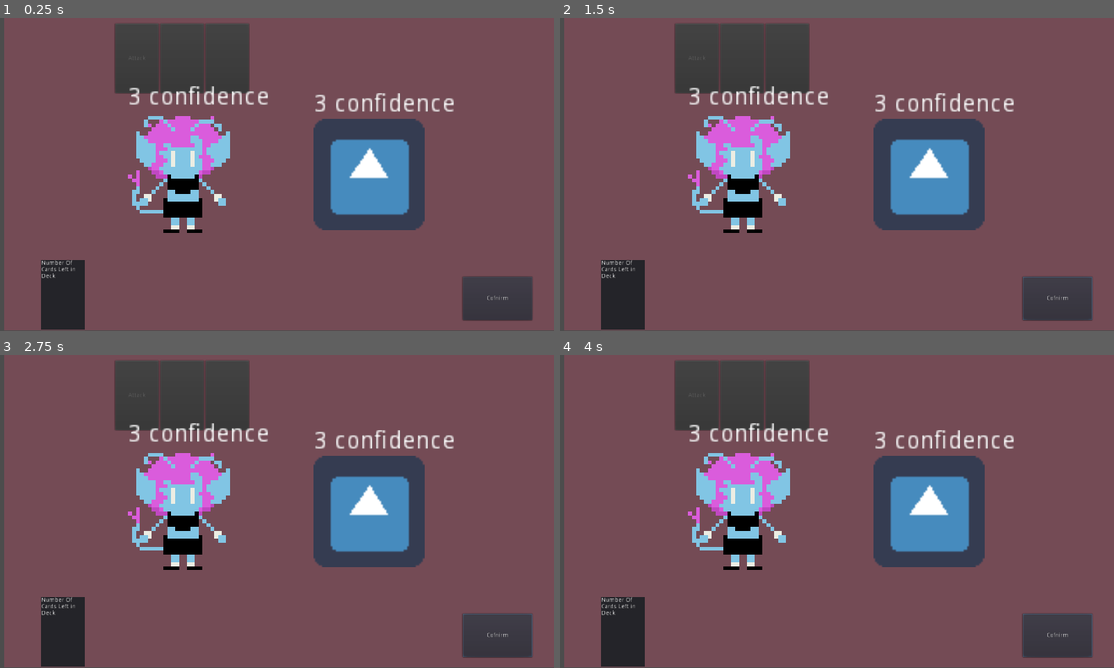
Above: before the commit, frames 1-4 (two rows, left to right).
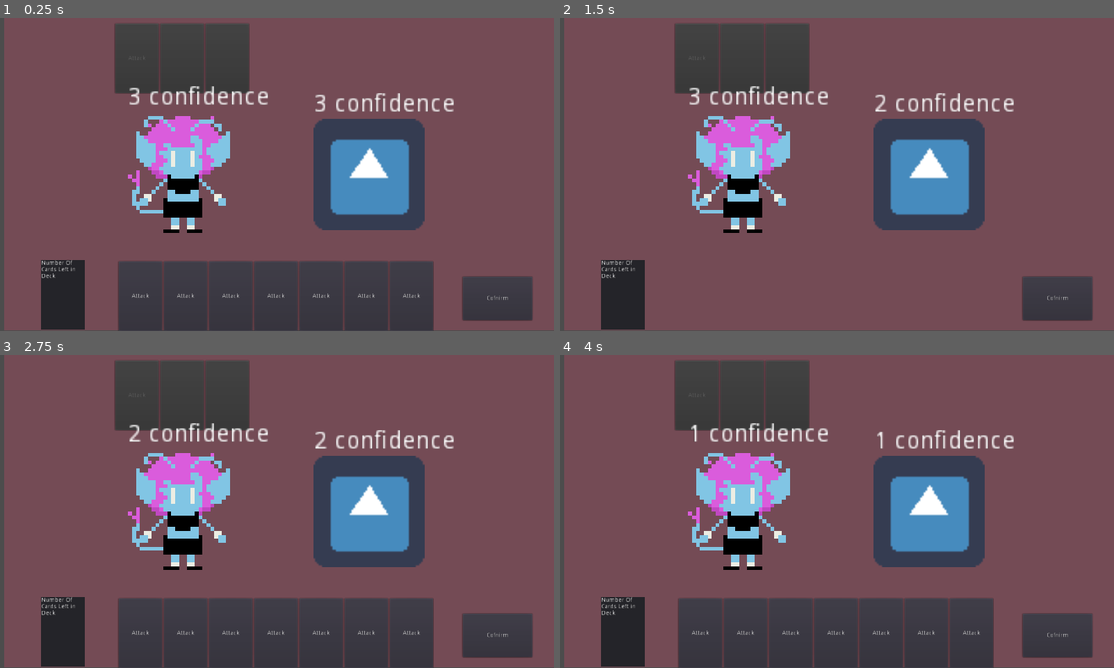
Above: after the commit, the same moments.

Repository: RyqShaw/May-Project
Game: Godot game, scene res://Battle/Battle.tscn
Same seed, same stepped clock (60 frames per second), same inputs: the game is played once before the commit and once after it. This scene is started directly instead of the project's main scene. The engine's default icon, where the game draws it, is replaced by a stand-in: a white triangle on a blue panel in a dark square.
Inputs (mouse positions are in pixels of both pictures, inside the frame that each line leads up to):
- Up to frame 1 (0.25 s): no input
- Up to frame 2 (1.5 s): click "Cofnirm" at 0.5 s; click (698, 296) at 1.25 s, where only the run after the commit has a clickable "Attack"
- Up to frame 3 (2.75 s): tap Enter (ui_accept) at 2, 2.27 s; hold Right (ui_right) from 2.03 s (still down)
- Up to frame 4 (4 s): release Right (ui_right) at 2.75 s; click (748, 633) at 2.75 s, where only the run after the commit has a clickable "Attack"; tap Enter (ui_accept) at 3.5, 3.77 s; hold Down (ui_down) from 3.53 s (still down)

The runs differ from the first frame. In frame 1, 12% of the frame differs, in the area x 21-79%, y 77-100%; in frame 2, less than 0.1%; in frame 3, 13%; in frame 4, 13%, in the area x 21-97%, y 22-100%.
Error before the commit: Invalid call. Nonexistent function 'instance' in base 'Nil'. (res://Battle/Battle.gd:36)

Commit message:
CARDS FINALLY ARE ADDED TO THE DECK POGGERS FUCK YEAH WOOOOOOOOO

Diff:
--- a/Battle/Battle.gd
+++ b/Battle/Battle.gd
@@ -2,8 +2,9 @@
 
 const turnManager = preload("res://Battle/TurnManager.tres")
 const battleUnits = preload("res://Battle/BattleUnits.tres")
+const cardHandler = preload("res://Battle/Cards/CardHandler.tres")
 
-export(Array, PackedScene) var deck = []
+#export(Array, PackedScene) var deck = []
 
 onready var buttons = $UI/Cards
 
@@ -14,8 +15,15 @@
 	turnManager.connect("player_turn_started",self,"_player_turn_started")
 	turnManager.connect("enemy_turn_started",self,"_enemy_turn_started")
 	player.connect("no_confidence", self, "on_Player_died")
+
+	#Init Deck for testing purposes
+	for i in 7:
+		cardHandler.deck.append(load("res://Battle/Cards/AttackCardButton.tscn").instance())
 	create_hand()
+
 	turnManager.turn = turnManager.PLAYER_TURN
+
+
 
 func _player_turn_started():
 	print("Player Turn Started")
@@ -33,10 +41,8 @@
 
 func create_hand():
 	for i in 7:
-		var card = deck.pop_front().instance()
+		var card = cardHandler.deck.pop_front()
 		get_tree().get_root().get_node("Battle/UI/Cards").add_child(card)
-		deck.append(load("res://Battle/Cards/CardButton.tscn").instance())
-	print(deck)
 
 func on_Player_died():
 #	$Player.queue_free()
--- /dev/null
+++ b/Battle/Cards/CardHandler.tres
@@ -0,0 +1,8 @@
+[gd_resource type="Resource" load_steps=2 format=2]
+
+[ext_resource path="res://CardHandler.gd" type="Script" id=1]
+
+[resource]
+script = ExtResource( 1 )
+deck = [  ]
+discardPile = [  ]
--- /dev/null
+++ b/CardHandler.gd
@@ -0,0 +1,5 @@
+extends Resource
+class_name CardHandler
+
+export(Array, PackedScene) var deck = []
+export(Array, PackedScene) var discardPile = []
--- a/project.godot
+++ b/project.godot
@@ -13,6 +13,11 @@
 "class": "BattleUnits",
 "language": "GDScript",
 "path": "res://BattleUnits.gd"
+}, {
+"base": "Resource",
+"class": "CardHandler",
+"language": "GDScript",
+"path": "res://CardHandler.gd"
 }, {
 "base": "Resource",
 "class": "PlayerStats",
@@ -31,6 +36,7 @@
 } ]
 _global_script_class_icons={
 "BattleUnits": "",
+"CardHandler": "",
 "PlayerStats": "",
 "TurnManager": "",
 "Walker": ""
